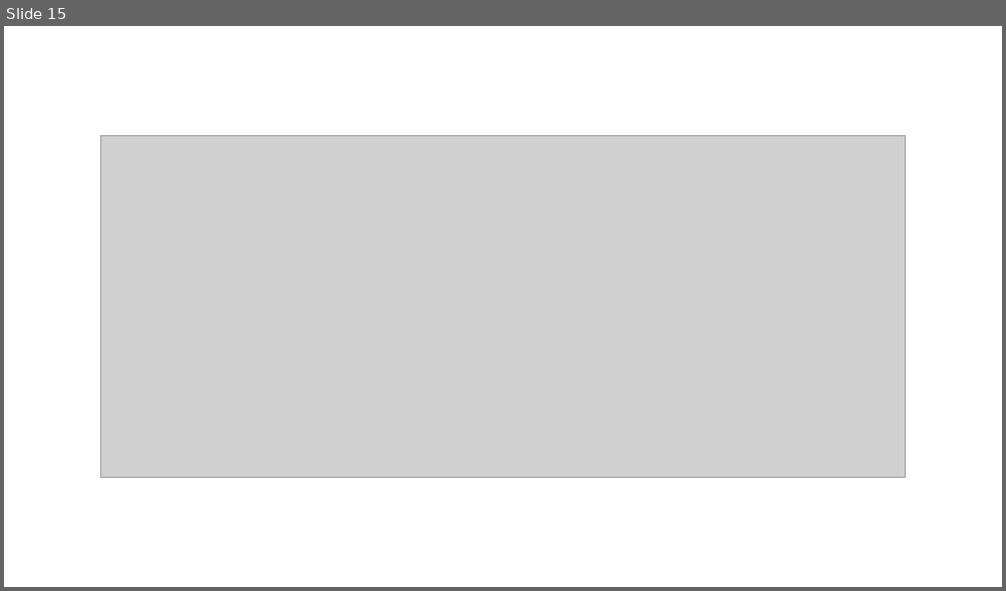
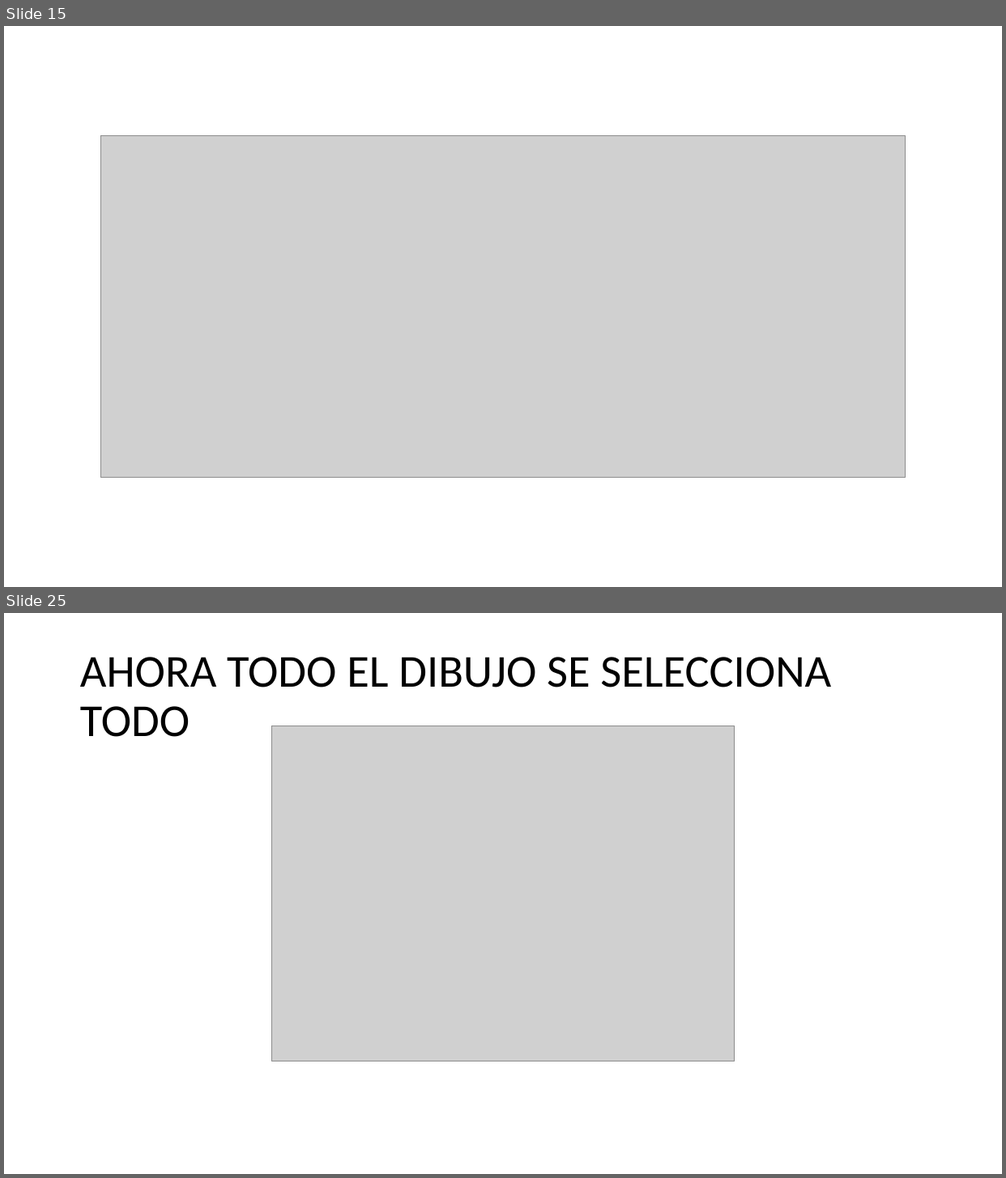
Before and after one commit to IvanRivera007/gitdocs-2026, a slide deck: AUTOCAD INTECAP/apuntes powerpoint/CLASE BLOQUES 11 MARZO.pptx. Shown one above the other, each under a label of ours: slide 15 before the commit, slides 15 and 25 after it; the slides between them are not shown. The pictures are 1006x591 and 1006x1178 pixels, drawn with LibreOffice and Linux fonts; fonts in the diff are those of the drawing; grey boxes stand for pictures. Boxes give left, top, right and bottom in pixels: in the first picture for what was removed or moved away, otherwise in the second. Text is boxed around its words. In the diff, an @@ line names an element or a change of style, - is before the commit and + after.

```diff
--- a/AUTOCAD INTECAP/apuntes powerpoint/CLASE BLOQUES 11 MARZO.pptx
+++ b/AUTOCAD INTECAP/apuntes powerpoint/CLASE BLOQUES 11 MARZO.pptx
@@ slide 25 added at bbox=[4, 613, 1002, 1174], background #FFFFFF @@
@@ title added at bbox=[80, 657, 831, 737], 44 pt, text #000000 @@
+AHORA TODO EL DIBUJO SE SELECCIONA TODO
@@ picture added at bbox=[271, 726, 735, 1062] @@
```
Also in this commit, not shown: 2 other slides added, 3 other files.
